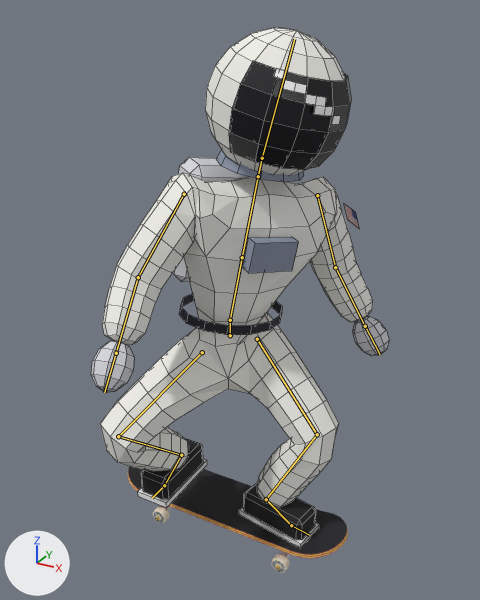
Two versions of the Blender file art/lou-gnar.blend, one commit apart.
Rendered twice from a 50 mm lens placed at (1.044, -1.827, 1.927), pointed at (0.051, -0.021, 1.024). The lights are fixed; the arrows at lower left show +X, +Y and +Z. The picture after the commit comes second. Both versions are drawn at frame 28 of the action 'push'; the numbers are the values there. The bones that bend it are drawn over the model as lines. Mesh edges are drawn as thin lines on the coarser meshes.

Objects in the first picture: 'Board', 'LouGnar'.
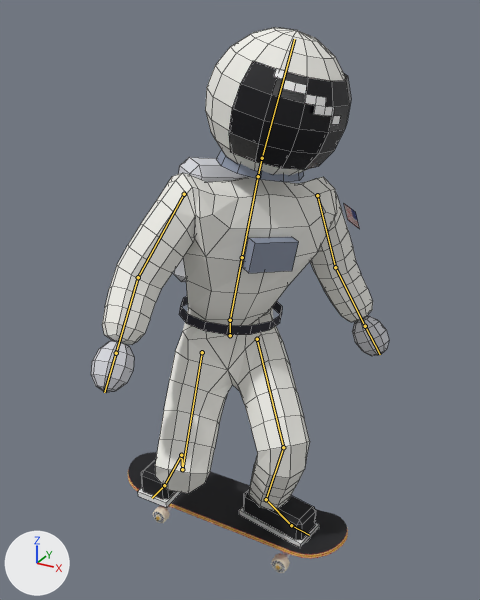
Where the change shows, as pixel boxes (x1, y1, x2, y2) in the pictures (480 x 600 px):
```json
{"object": "LouGnar", "change": "posed", "before": [91, 27, 389, 547], "after": [91, 27, 389, 547]}
{"bone": "LeftUpLeg", "before": "(257, 339) to (317, 434)", "after": "(257, 339) to (283, 447)"}
{"bone": "LeftLeg", "before": "(317, 434) to (266, 499)", "after": "(283, 447) to (266, 499)"}
{"bone": "RightUpLeg", "before": "(202, 352) to (118, 436)", "after": "(202, 352) to (182, 469)"}
{"bone": "RightLeg", "before": "(118, 436) to (181, 455)", "after": "(182, 469) to (181, 455)"}
```

Scene script edits in JSON lines:
```json
{"block": "bone_leftupleg", "where": "bone_leftupleg = bpy.data.objects['LouGnarRig'].pose.bones['LeftUpLeg']  # child of 'Hips'"}
{"op": "set", "path": "bone_leftupleg.rotation_quaternion", "old": "(0.808, -0.264, 0.442, -0.286)", "new": "(0.803, -0.384, 0.439, -0.12)", "note": "degrees (-55, 34, -57) -> degrees (-66, 38, -42)"}
{"block": "bone_leftleg", "where": "bone_leftleg = bpy.data.objects['LouGnarRig'].pose.bones['LeftLeg']  # child of 'LeftUpLeg'"}
{"op": "set", "path": "bone_leftleg.rotation_quaternion", "old": "(0.805, 0.074, -0.03, 0.589)", "new": "(0.805, 0.414, 0.001, 0.425)", "note": "degrees (5, -8, 72) -> degrees (45, -20, 47)"}
{"block": "bone_leftfoot", "where": "bone_leftfoot = bpy.data.objects['LouGnarRig'].pose.bones['LeftFoot']  # child of 'LeftLeg'"}
{"op": "set", "path": "bone_leftfoot.rotation_quaternion", "old": "(0.742, -0.141, -0.104, -0.647)", "new": "(0.746, -0.218, -0.264, -0.571)", "note": "degrees (-5, -20, -81) -> degrees (-2, -40, -74)"}
{"block": "bone_rightupleg", "where": "bone_rightupleg = bpy.data.objects['LouGnarRig'].pose.bones['RightUpLeg']  # child of 'Hips'"}
{"op": "set", "path": "bone_rightupleg.rotation_quaternion", "old": "(0.781, -0.232, 0.427, 0.393)", "new": "(0.817, -0.358, 0.446, 0.075)", "note": "degrees (-3, 58, 52) -> degrees (-56, 52, -18)"}
{"block": "bone_rightleg", "where": "bone_rightleg = bpy.data.objects['LouGnarRig'].pose.bones['RightLeg']  # child of 'RightUpLeg'"}
{"op": "set", "path": "bone_rightleg.rotation_quaternion", "old": "(0.63, 0.725, -0.072, -0.268)", "new": "(0.632, 0.684, -0.058, 0.359)", "note": "degrees (94, 17, -28) -> degrees (86, -34, 27)"}
{"block": "bone_rightfoot", "where": "bone_rightfoot = bpy.data.objects['LouGnarRig'].pose.bones['RightFoot']  # child of 'RightLeg'"}
{"op": "set", "path": "bone_rightfoot.rotation_quaternion", "old": "(0.908, -0.415, -0.056, 0.028)", "new": "(0.866, -0.409, 0.257, -0.129)", "note": "degrees (-49, -5, 6) -> degrees (-56, 20, -27)"}
```
